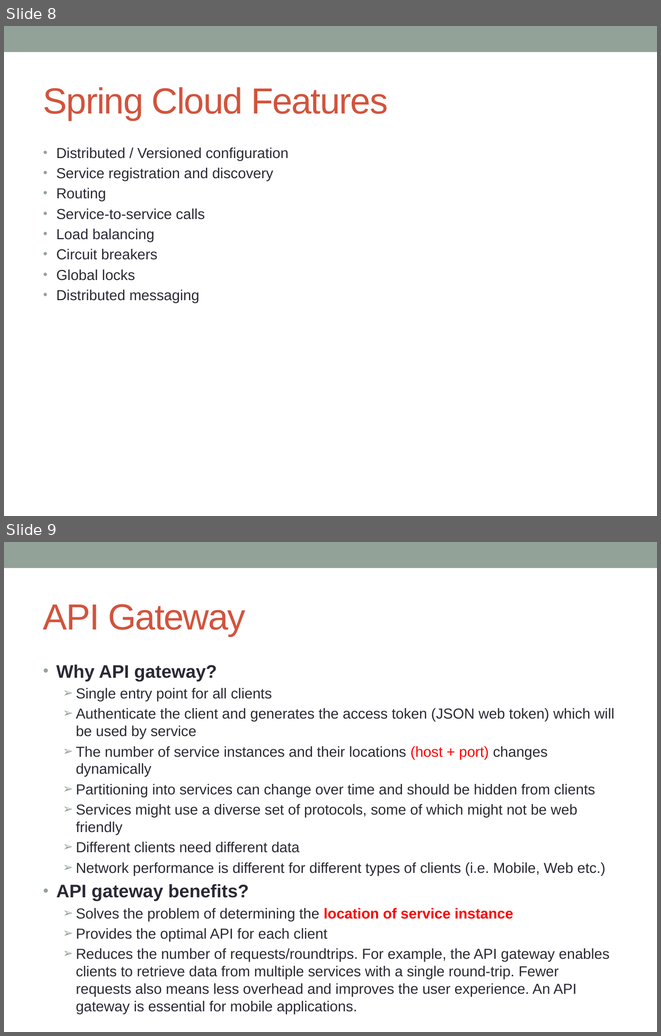
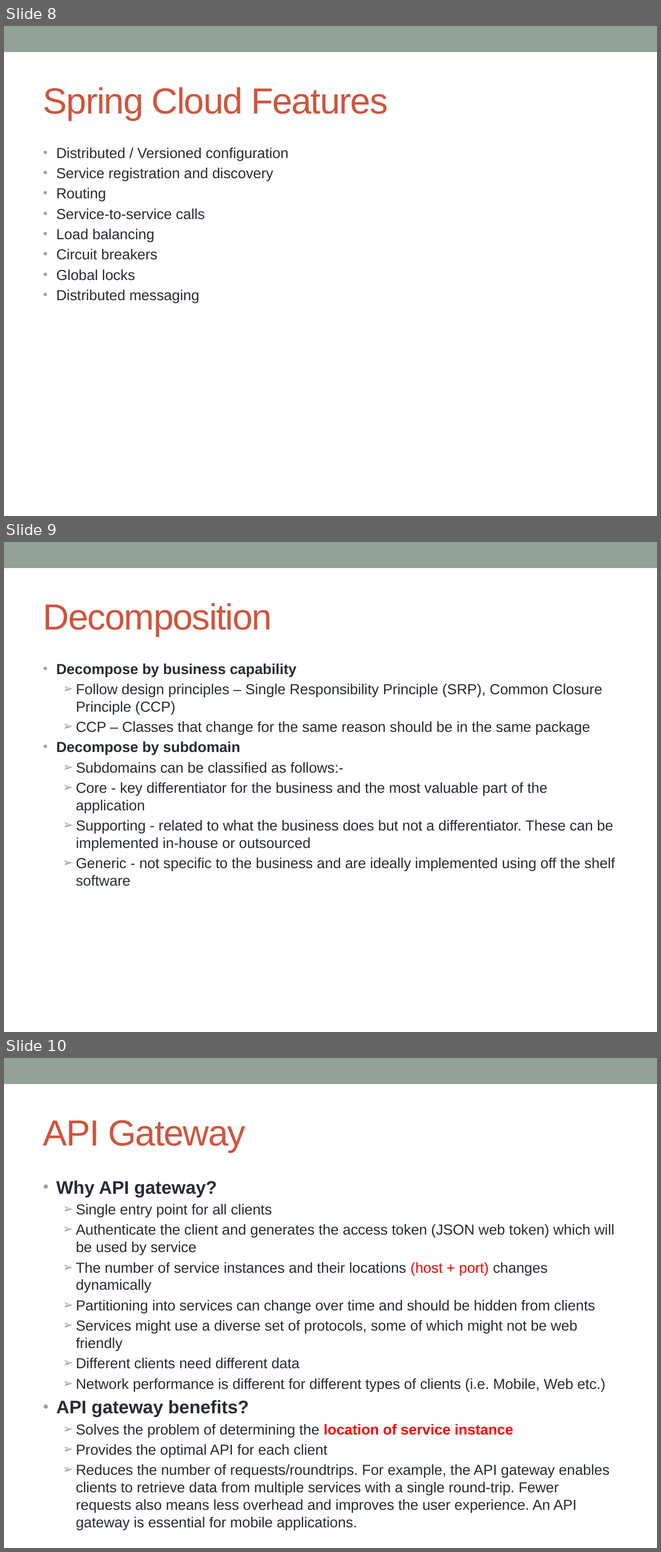
Before and after one commit to notionquest/ProjectDocumentation, a slide deck: Microservices_using_AWS.pptx. Shown one above the other, each under a label of ours: slides 8 and 9 before the commit, slides 8, 9 and 10 after it. The pictures are 661x1036 and 661x1552 pixels, drawn with LibreOffice and Linux fonts; fonts in the diff are those of the drawing. Boxes give left, top, right and bottom in pixels: in the first picture for what was removed or moved away, otherwise in the second. Text is boxed around its words. In the diff, an @@ line names an element or a change of style, - is before the commit and + after.

```diff
--- a/Microservices_using_AWS.pptx
+++ b/Microservices_using_AWS.pptx
@@ slide 9 added at (x1=4, y1=542, x2=657, y2=1032), background #FFFFFF; not listed: 1 template element that a slide beside it also shows @@
@@ title added at (x1=43, y1=603, x2=272, y2=636), 40 pt, text #D2533C @@
+Decomposition
@@ text added at (x1=56, y1=663, x2=615, y2=886), 16 pt, text #292934 @@
+• Decompose by business capability
+  ➢ Follow design principles – Single Responsibility Principle (SRP), Common Closure Principle (CCP)
+  ➢ CCP – Classes that change for the same reason should be in the same package
+• Decompose by subdomain
+  ➢ Subdomains can be classified as follows:-
+  ➢ Core - key differentiator for the business and the most valuable part of the application
+  ➢ Supporting - related to what the business does but not a differentiator. These can be implemented in-house or outsourced
+  ➢ Generic - not specific to the business and are ideally implemented using off the shelf software
@@ what was slide 9 is now slide 10 @@
```
Also in this commit, not shown: 3 other slides added.
